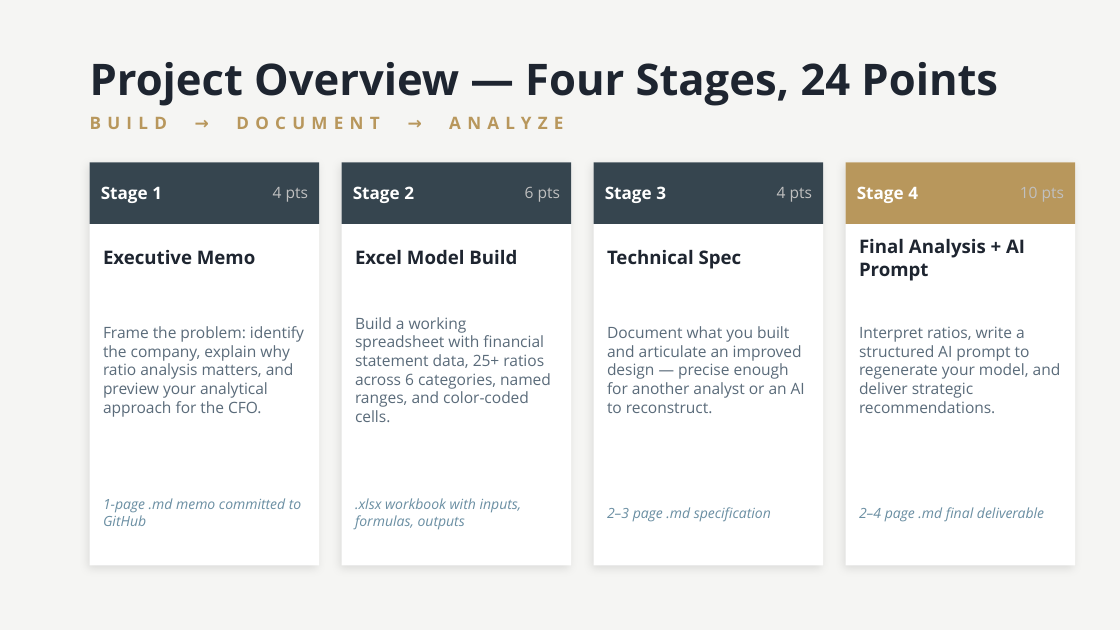
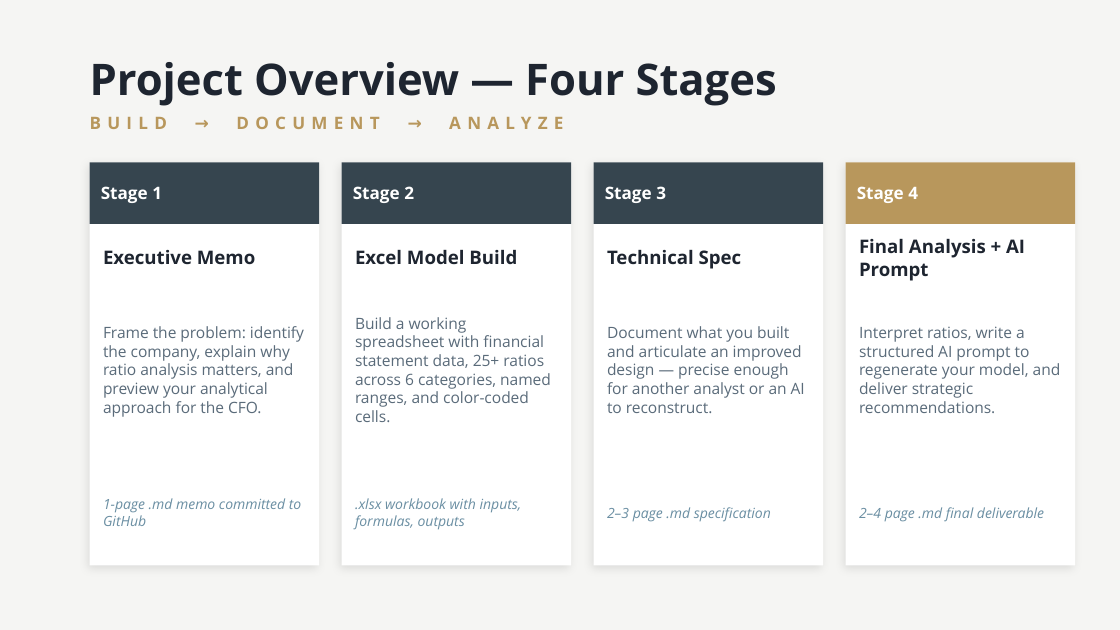
Before and after one commit to adamwstauffer/shidler, a slide deck: slide 3 of BUS-314-International-Corporate-Finance/accounting-ratios/BUS314_AI_Ratios_Project.pptx. Drawn at 1120x630 pixels with LibreOffice and Linux fonts; fonts in the diff are those of the drawing. Boxes give left, top, right and bottom in pixels: in the first picture for what was removed or moved away, otherwise in the second. Text is boxed around its words. In the diff, an @@ line names an element or a change of style, - is before the commit and + after.

```diff
--- a/BUS-314-International-Corporate-Finance/accounting-ratios/BUS314_AI_Ratios_Project.pptx
+++ b/BUS-314-International-Corporate-Finance/accounting-ratios/BUS314_AI_Ratios_Project.pptx
@@ text at box(90, 62, 777, 106): text changed @@
-Project Overview — Four Stages, 24 Points
+Project Overview — Four Stages
@@ text removed at box(273, 187, 308, 202) @@
-4 pts
@@ text removed at box(525, 187, 560, 202) @@
-6 pts
@@ text removed at box(777, 187, 812, 202) @@
-4 pts
@@ text removed at box(1020, 187, 1064, 202) @@
-10 pts
```
Also in this commit, not shown: 1 other slide changed, 15 slides added, 1 other file.
